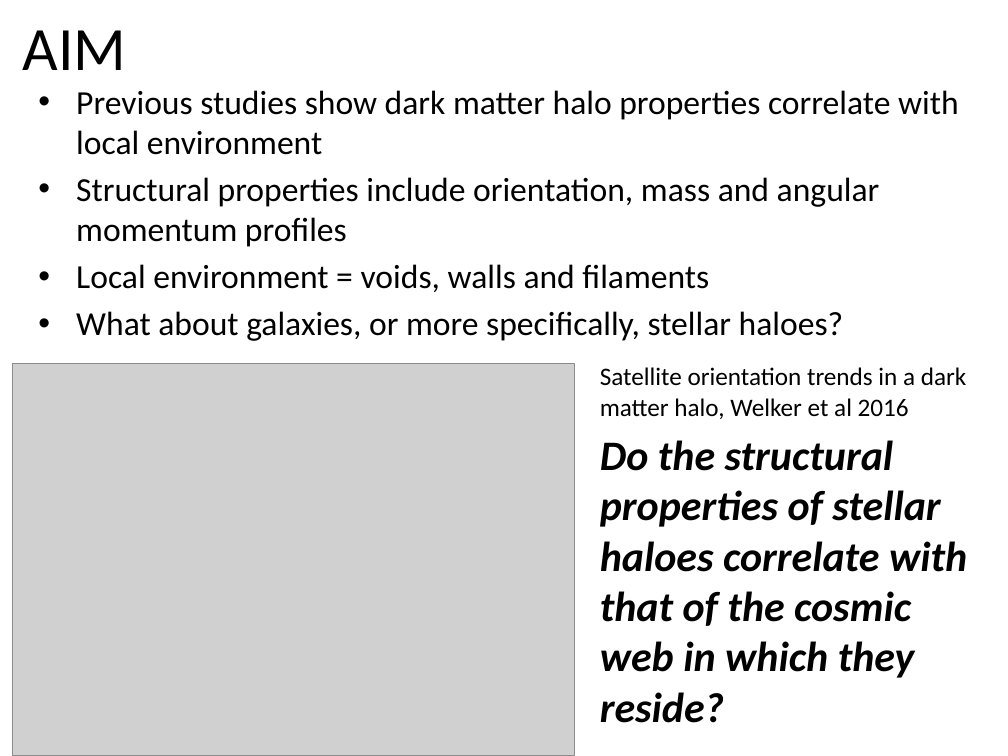
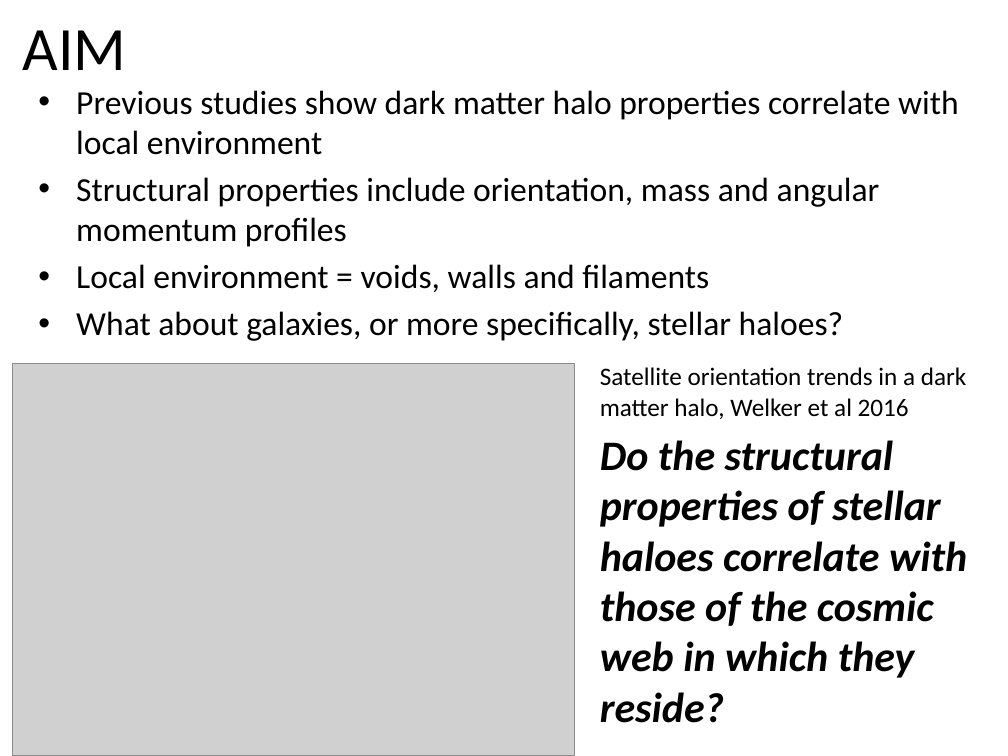
Before and after one commit to emilyhackett/icrar_report, a slide deck: slide 3 of PresentationSlides.pptx. Drawn at 1008x756 pixels with LibreOffice and Linux fonts; fonts in the diff are those of the drawing; grey boxes stand for pictures. Boxes give left, top, right and bottom in pixels: in the first picture for what was removed or moved away, otherwise in the second. Text is boxed around its words. In the diff, an @@ line names an element or a change of style, - is before the commit and + after.

```diff
--- a/PresentationSlides.pptx
+++ b/PresentationSlides.pptx
@@ text at [600, 440, 967, 723]: text changed @@
-Do the structural properties of stellar haloes correlate with that of the cosmic web in which they reside?
+Do the structural properties of stellar haloes correlate with those of the cosmic web in which they reside?
```
Also in this commit, not shown: 1 other slide changed, 1 slide added, 1 slide removed, 3 other files.
